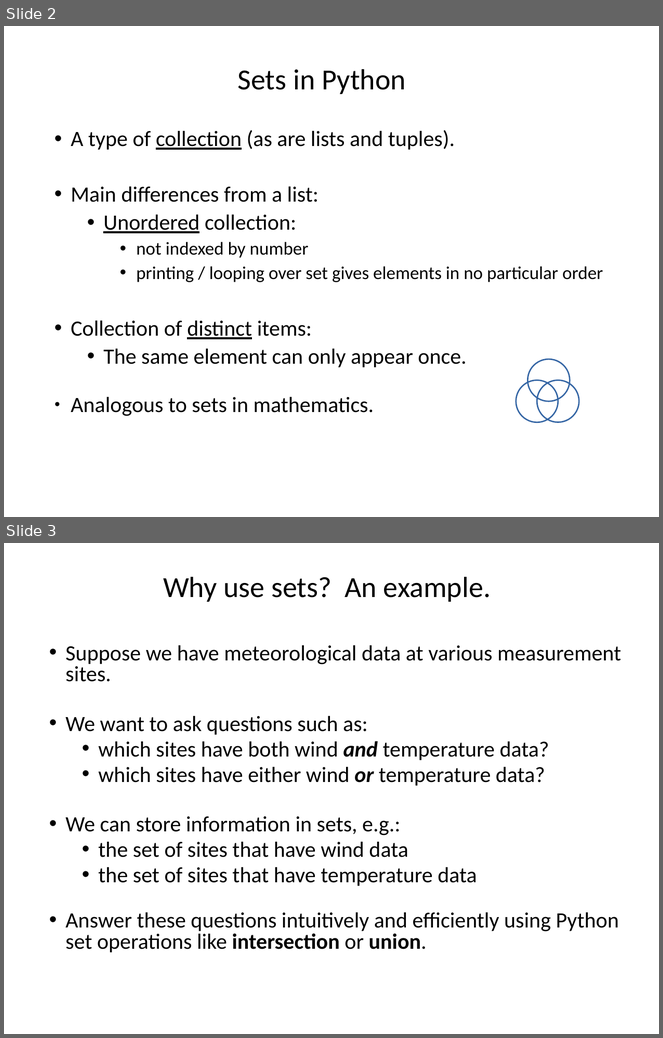
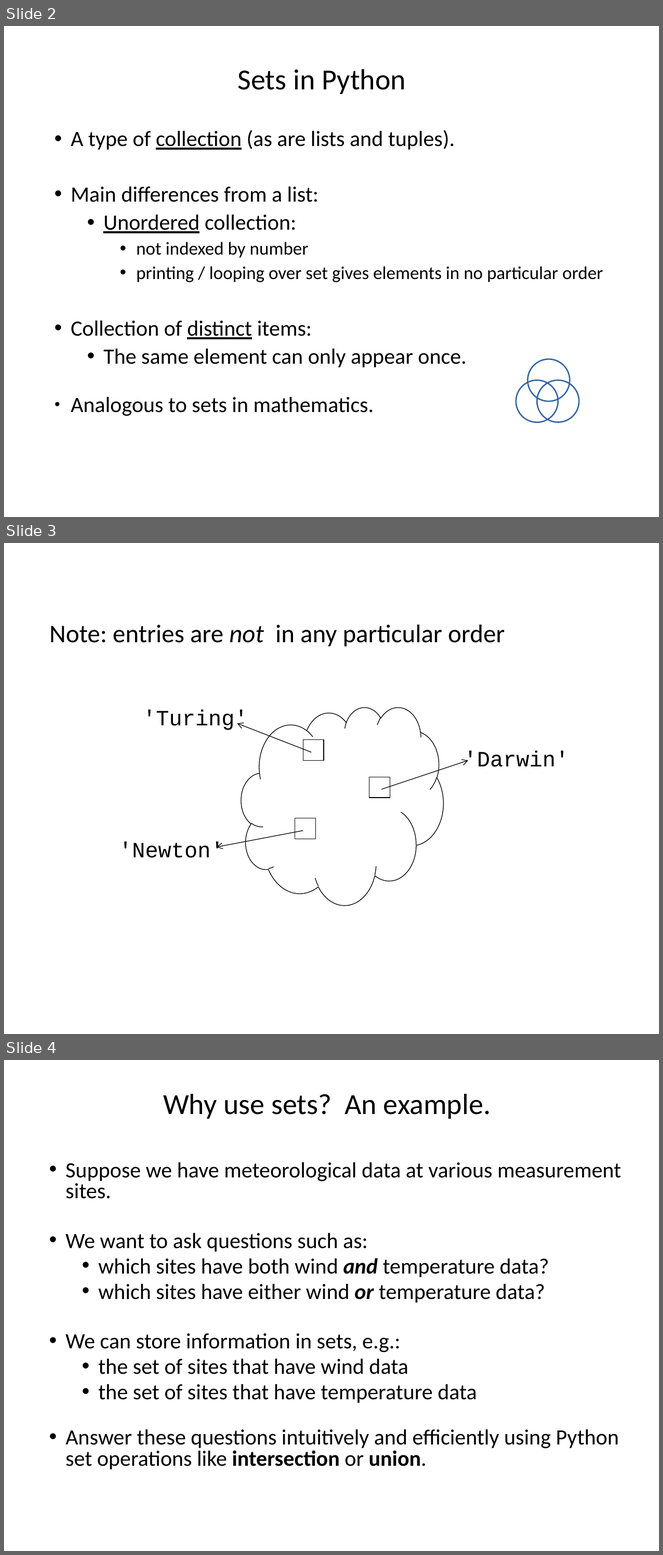
Before and after one commit to ncasuk/ncas-isc, a slide deck: python/presentations/learning_python/18_ceda-sets.pptx. Shown one above the other, each under a label of ours: slides 2 and 3 before the commit, slides 2, 3 and 4 after it. The pictures are 663x1038 and 663x1555 pixels, drawn with LibreOffice and Linux fonts; fonts in the diff are those of the drawing; background and template pictures are left out. Boxes give left, top, right and bottom in pixels: in the first picture for what was removed or moved away, otherwise in the second. Text is boxed around its words. In the diff, an @@ line names an element or a change of style, - is before the commit and + after.

```diff
--- a/python/presentations/learning_python/18_ceda-sets.pptx
+++ b/python/presentations/learning_python/18_ceda-sets.pptx
@@ slide 3 added at [4, 543, 659, 1034], background picture (left out) @@
@@ text added at [49, 625, 505, 646], 28 pt, text #000000 @@
+Note: entries are not in any particular order
@@ text added at [143, 709, 248, 730], 24 pt, text #000000 @@
+'Turing'
@@ cloud added at [241, 707, 443, 905], outline #000000 0.75 pt @@
@@ arrow added from (311, 753) to (237, 724), #000000 0.75 pt @@
@@ rectangle added at [304, 740, 324, 760], outline #000000 0.75 pt @@
@@ arrow added from (382, 789) to (468, 760), #000000 0.75 pt @@
@@ text added at [464, 750, 569, 767], 24 pt, text #000000 @@
+'Darwin'
@@ rectangle added at [369, 777, 390, 797], outline #000000 0.75 pt @@
@@ rectangle added at [295, 818, 316, 839], outline #000000 0.75 pt @@
@@ arrow added from (304, 831) to (216, 847), #000000 0.75 pt @@
@@ text added at [119, 841, 224, 858], 24 pt, text #000000 @@
+'Newton'
@@ what was slide 3 is now slide 4 @@
```
Also in this commit, not shown: 3 other files.
